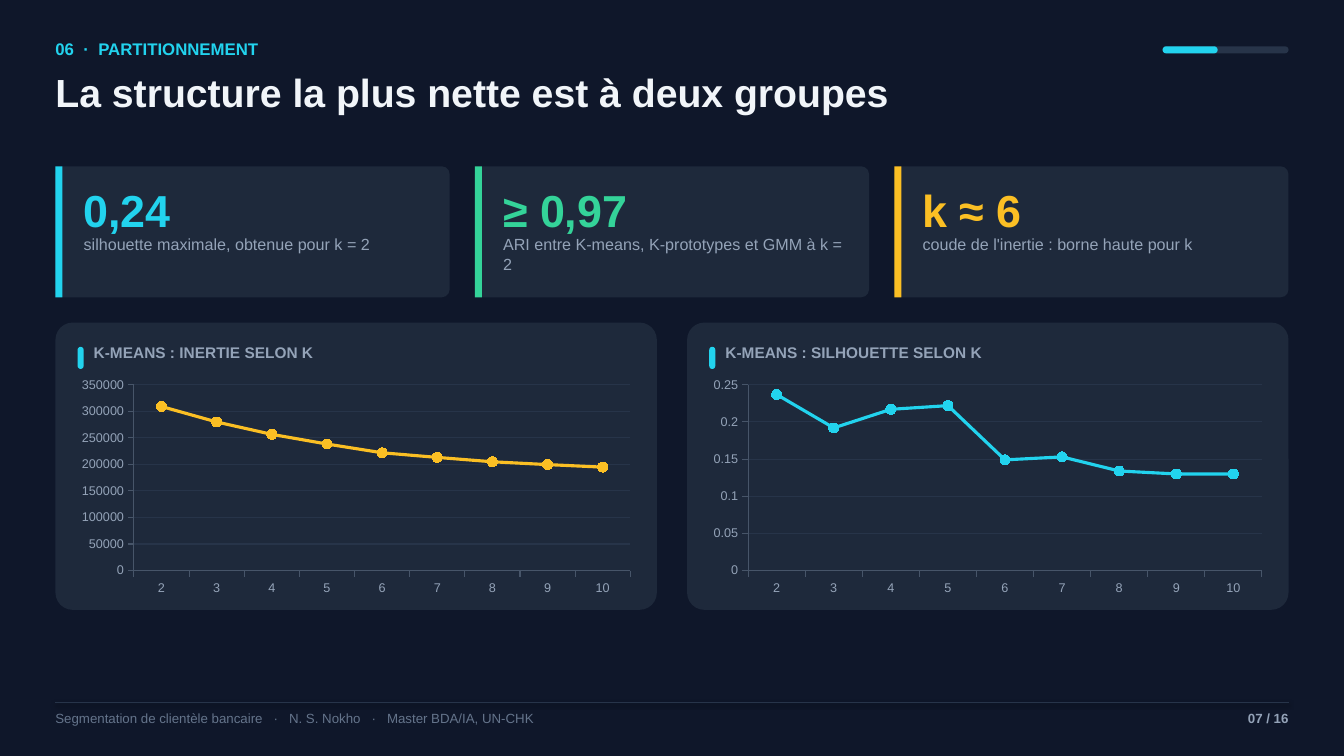
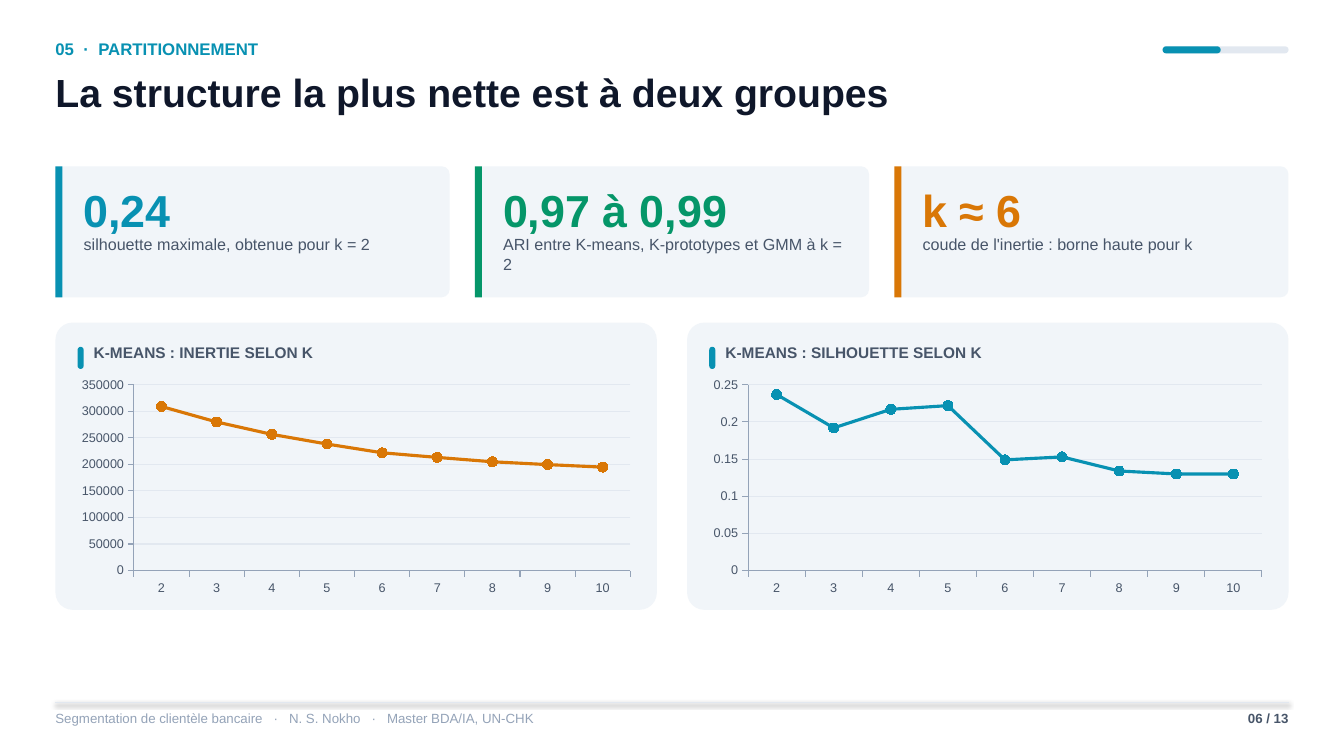
Before and after one commit to Nokho11/segmentation-bancaire, a slide deck: slide 6 of soutenance/soutenance_segmentation_bancaire.pptx (slide 7 before the commit). Drawn at 1344x756 pixels with LibreOffice and Linux fonts; fonts in the diff are those of the drawing. Boxes give left, top, right and bottom in pixels: in the first picture for what was removed or moved away, otherwise in the second. Text is boxed around its words. In the diff, an @@ line names an element or a change of style, - is before the commit and + after.

Commit message:
Soutenance sur fond blanc en 13 diapositives, application enrichie, relecture finale
- Application : distances aux centres, alerte client atypique (Isolation Forest),
  affectation par lot d'un fichier CSV (format UCI) avec export, onglet des segments
- Corrections de cohérence (accords entre méthodes, K-prototypes à k = 4)

```diff
--- a/soutenance/soutenance_segmentation_bancaire.pptx
+++ b/soutenance/soutenance_segmentation_bancaire.pptx
@@ background #0F172A to #FFFFFF @@
@@ text at (55, 43, 258, 55): text changed; text colour #22D3EE to #0891B2 @@
-06 · PARTITIONNEMENT
+05 · PARTITIONNEMENT
@@ rounded rectangle at (1163, 46, 1289, 53): fill #273449 to #E2E8F0 @@
@@ fill #22D3EE to #0891B2 in 4 elements at (55, 166, 63, 297), (78, 347, 84, 369), (710, 347, 716, 369), (1163, 46, 1221, 53) @@
@@ text "La structure la plus nette ..." at (55, 78, 888, 115): text colour #F1F5F9 to #0F172A @@
@@ rectangle at (475, 166, 482, 297): fill #34D399 to #059669 @@
@@ rectangle at (894, 166, 901, 297): fill #FBBF24 to #D97706 @@
@@ text "0,24" at (84, 195, 171, 234): text colour #22D3EE to #0891B2 @@
@@ text at (503, 194, 727, 234): text changed; text colour #34D399 to #059669 @@
-≥ 0,97
+0,97 à 0,99
@@ text "k ≈ 6" at (923, 194, 1022, 228): text colour #FBBF24 to #D97706 @@
@@ fill #1E293B to #F1F5F9 in 5 elements at (55, 166, 450, 297), (475, 166, 869, 297), (894, 166, 1289, 297), (55, 323, 657, 610), (688, 323, 1290, 610) @@
@@ text colour #94A3B8 to #475569 in 5 elements at (84, 238, 370, 254), (503, 238, 828, 270), (923, 238, 1192, 254), (94, 347, 313, 358), (725, 347, 982, 358) @@
@@ line chart at (71, 373, 642, 600) @@
@@ colour of Series 1 #FBBF24 to #D97706 @@
@@ category axis changed @@
@@ value axis changed @@
@@ lettering changed @@
@@ line chart at (703, 373, 1274, 600) @@
@@ colour of Series 1 #22D3EE to #0891B2 @@
@@ category axis changed @@
@@ value axis changed @@
@@ lettering changed @@
@@ text "Segmentation de clientèle bancaire · ..." at (55, 713, 534, 726): text colour #64748B to #94A3B8 @@
@@ line (55, 703) - (1289, 703): stroke #273449 0.75 pt to #E2E8F0 0.75 pt @@
@@ text at (1248, 713, 1289, 723): text changed; text colour #94A3B8 to #475569 @@
-07 / 16
+06 / 13
```
Also in this commit, not shown: 12 other slides changed, 3 slides removed, 7 other files.
